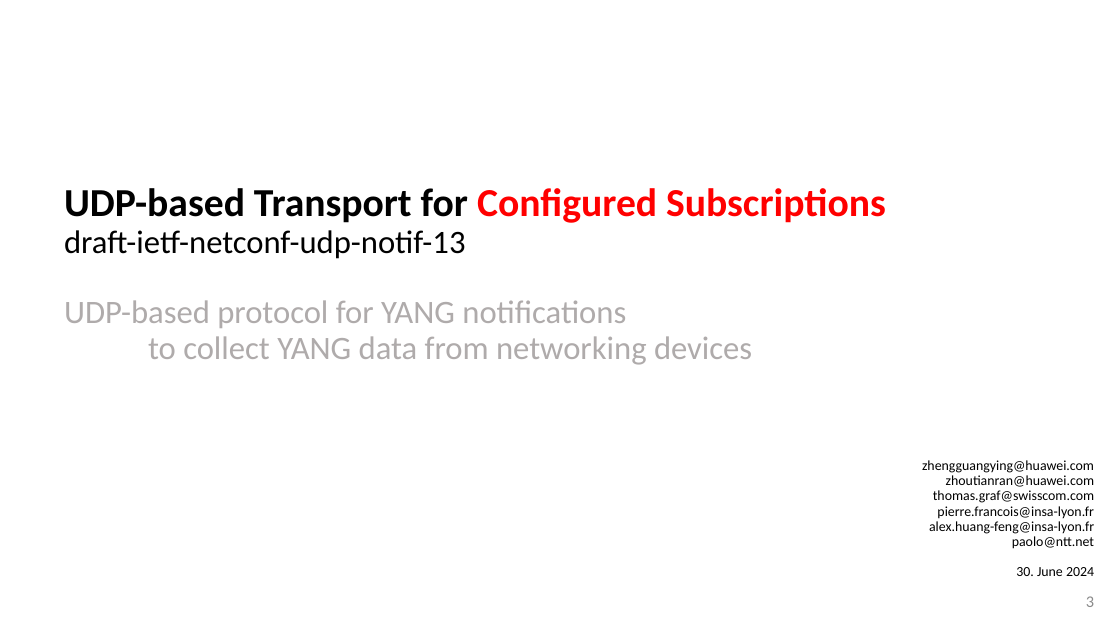
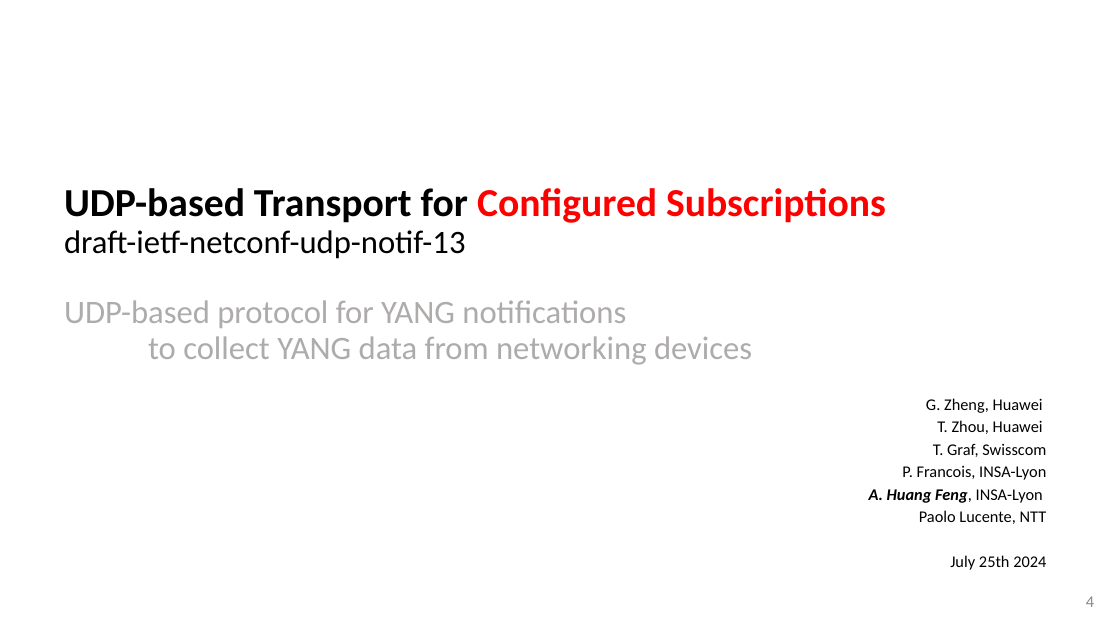
Before and after one commit to network-analytics/ietf-network-analytics-document-status, a slide deck: slide 4 of 120/NETCONF/draft-ietf-netconf-udp-notif-distributed-notif-udp-client-server-grouping.pptx (slide 3 before the commit). Drawn at 1120x630 pixels with LibreOffice and Linux fonts; fonts in the diff are those of the drawing. Boxes give left, top, right and bottom in pixels: in the first picture for what was removed or moved away, otherwise in the second. Text is boxed around its words. In the diff, an @@ line names an element or a change of style, - is before the commit and + after.

Commit message:
update Alex

```diff
--- a/120/NETCONF/draft-ietf-netconf-udp-notif-distributed-notif-udp-client-server-grouping.pptx
+++ b/120/NETCONF/draft-ietf-netconf-udp-notif-distributed-notif-udp-client-server-grouping.pptx
@@ text at (x1=869, y1=398, x2=1047, y2=570): text changed; size 11.9 to 14 pt @@
-zhengguangying@huawei.com
-zhoutianran@huawei.com
-thomas.graf@swisscom.com
-pierre.francois@insa-lyon.fr
-alex.huang-feng@insa-lyon.fr
-paolo@ntt.net
-30. June 2024
+G. Zheng, Huawei
+T. Zhou, Huawei
+T. Graf, Swisscom
+P. Francois, INSA-Lyon
+A. Huang Feng, INSA-Lyon
+Paolo Lucente, NTT
+July 25th 2024
@@ page number at (x1=1086, y1=596, x2=1094, y2=607): text changed; text colour #8C8C8C to #888888 @@
-3
+4
```
Also in this commit, not shown: 5 other slides changed, 3 slides added, 1 other file.
